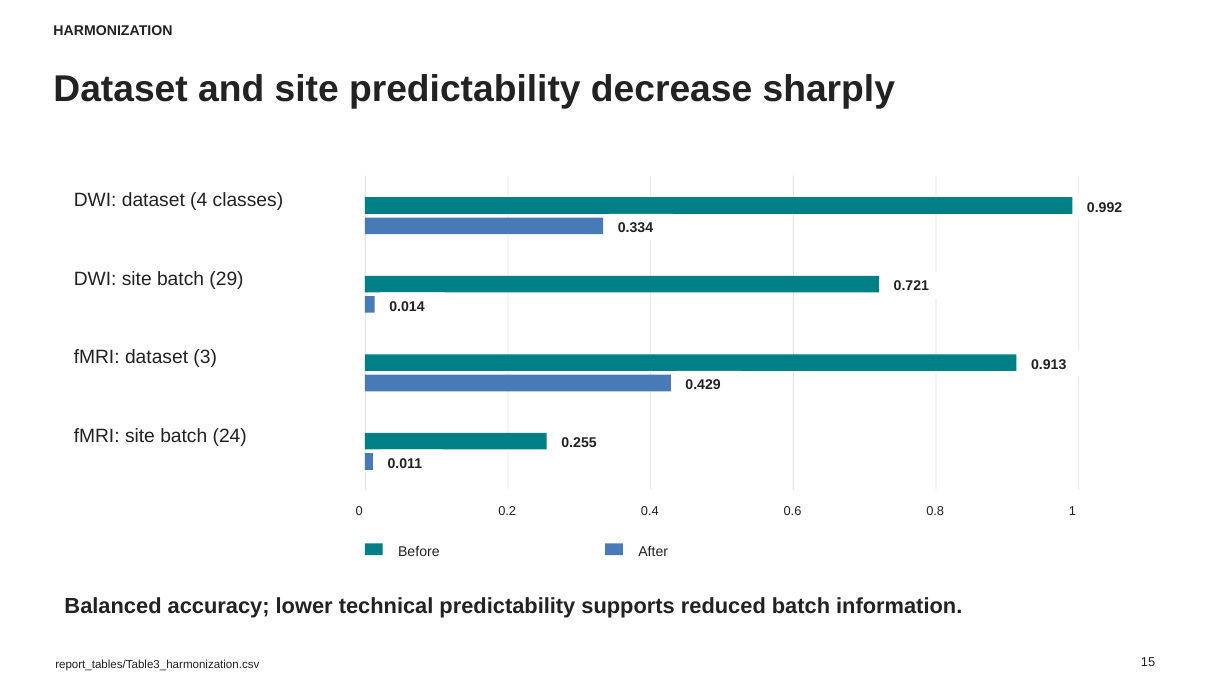
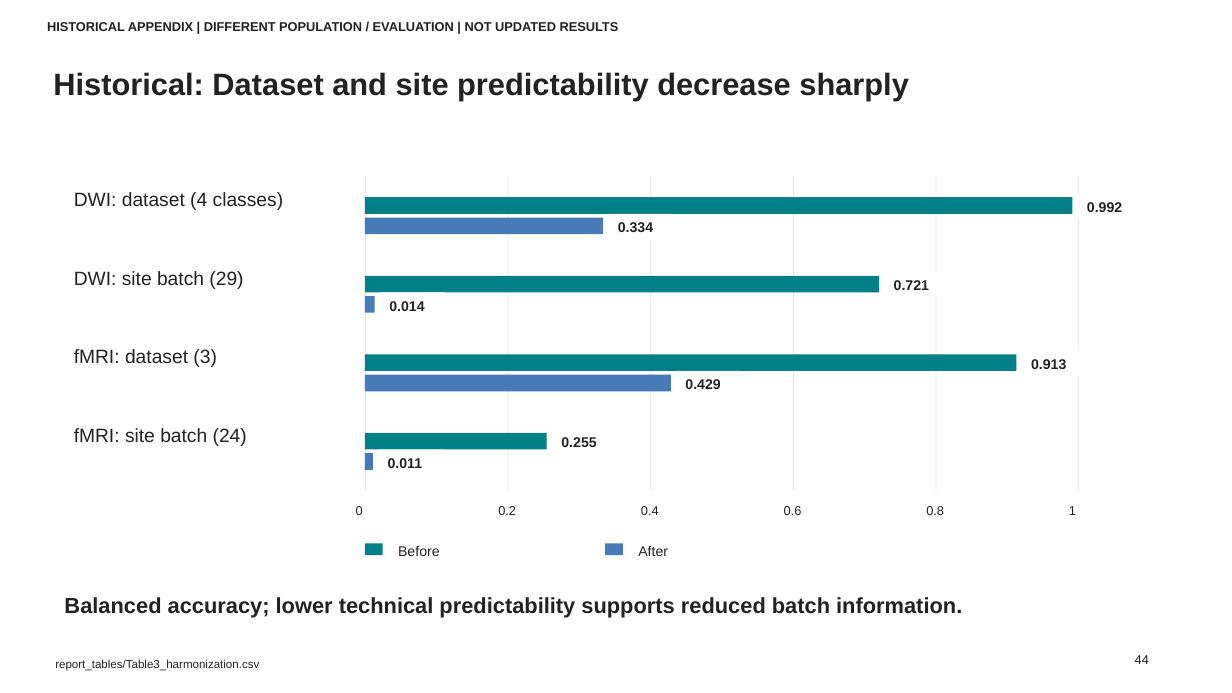
Before and after one commit to mintchoc0326/BAG-Prediction, a slide deck: slide 44 of reports/brain_age/slides/Connectome_Brain_Age_Results_English_Editable_with_Pipelines.pptx (slide 15 before the commit). Drawn at 1232x693 pixels with LibreOffice and Linux fonts; fonts in the diff are those of the drawing. Boxes give left, top, right and bottom in pixels: in the first picture for what was removed or moved away, otherwise in the second. Text is boxed around its words. In the diff, an @@ line names an element or a change of style, - is before the commit and + after.

```diff
--- a/reports/brain_age/slides/Connectome_Brain_Age_Results_English_Editable_with_Pipelines.pptx
+++ b/reports/brain_age/slides/Connectome_Brain_Age_Results_English_Editable_with_Pipelines.pptx
@@ text at [47,22,619,31]: text changed; size 11 to 10 pt @@
-HARMONIZATION
+HISTORICAL APPENDIX | DIFFERENT POPULATION / EVALUATION | NOT UPDATED RESULTS
@@ text at [53,72,909,100]: text changed; size 29 to 24 pt @@
-Dataset and site predictability decrease sharply
+Historical: Dataset and site predictability decrease sharply
@@ text at [1135,655,1149,664]: text changed @@
-15
+44
```
Also in this commit, not shown: 14 other slides changed, 43 slides added, 39 slides removed, 4 other files.
